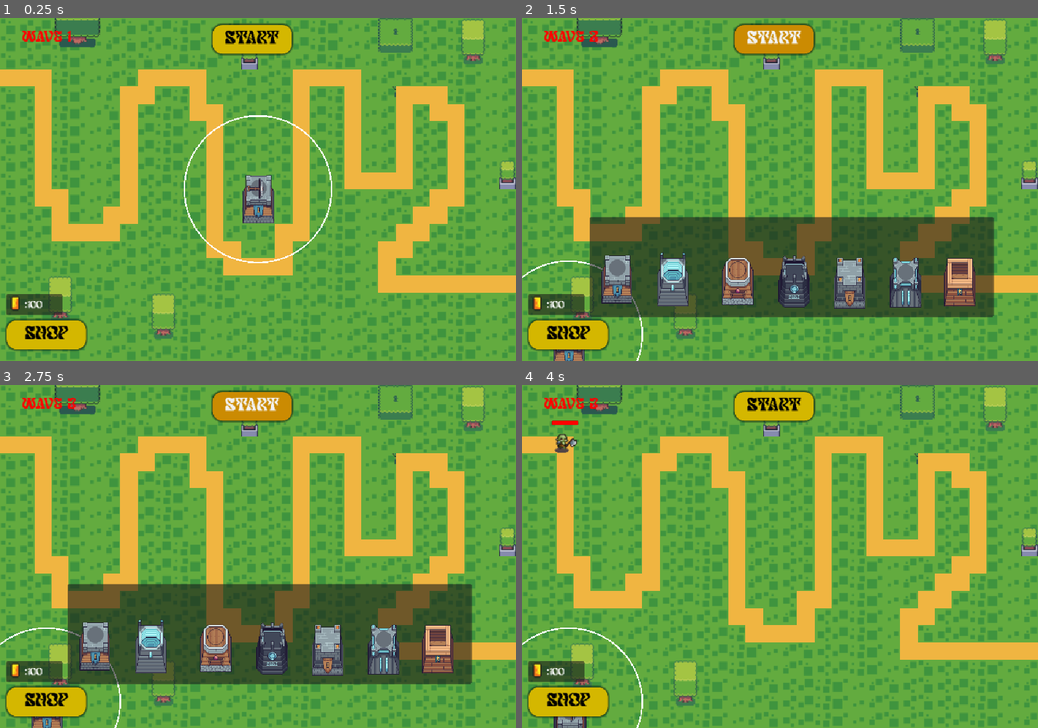
Above: before the commit, frames 1-4 (two rows, left to right).
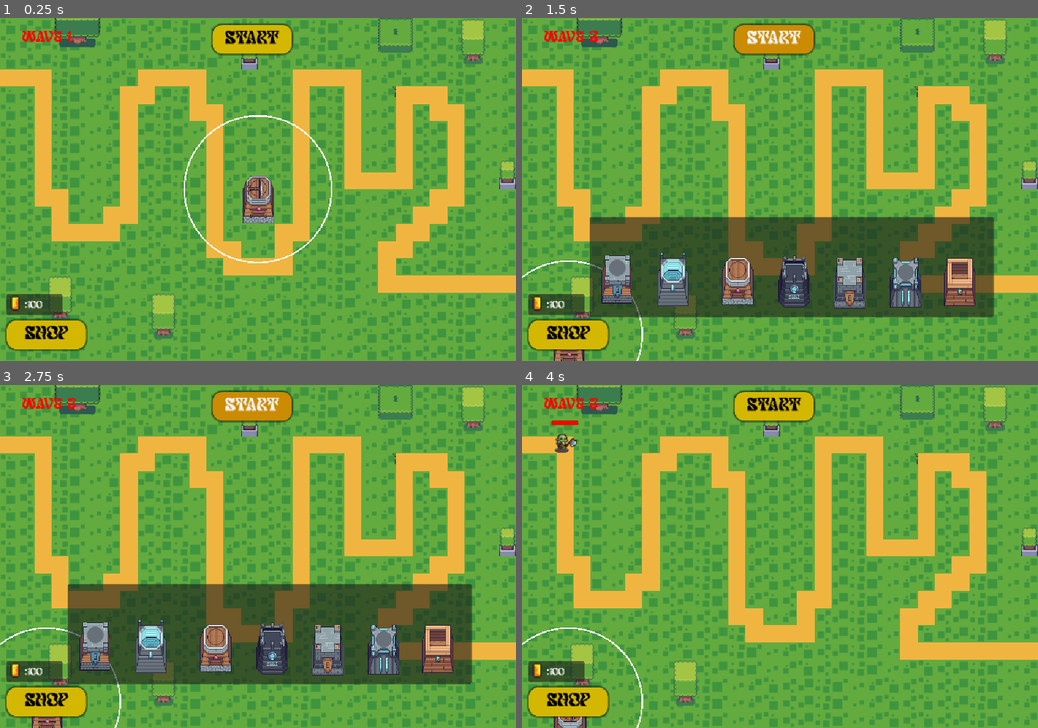
Above: after the commit, the same moments.

Repository: NNKD-Kevin/tower-defense
Game: Godot game, scene res://scenes/main.tscn
The game is run twice, just before and just after one commit, with the same random seed, the same clock (stepped at 60 frames per second) and the same inputs.
Inputs (mouse positions are in pixels of both pictures, inside the frame that each line leads up to):
- Up to frame 1 (0.25 s): no input
- Up to frame 2 (1.5 s): click "Shop" at 0.5 s; click "Start" at 1.25 s
- Up to frame 3 (2.75 s): click "Start" at 2 s
- Up to frame 4 (4 s): click (620, 638) at 2.75 s; tap Enter at 3.5 s; drag from (568, 710) to (831, 481) at 3.52 s

The runs differ from the first frame. In frame 1, 0.6% of the frame differs, in the area x 47-54%, y 45-60%; in frame 2, 0.1%; in frame 3, 0.1%; in frame 4, 0.2%.

Commit message:
changes one skins of the tower and add collision layer to the map

Diff:
--- a/tower-defense/scenes/main.tscn
+++ b/tower-defense/scenes/main.tscn
@@ -252,6 +252,7 @@
 7:8/0 = 0
 8:8/0 = 0
 9:8/0 = 0
+9:8/0/physics_layer_0/polygon_0/points = PackedVector2Array(-8, -8, 8, -8, 8, 8, -8, 8)
 10:8/0 = 0
 11:8/0 = 0
 0:9/0 = 0
@@ -287,6 +288,7 @@
 6:1/0 = 0
 
 [sub_resource type="TileSet" id="TileSet_1vivr"]
+physics_layer_0/collision_layer = 1
 sources/0 = SubResource("TileSetAtlasSource_jyhfs")
 sources/1 = SubResource("TileSetAtlasSource_tbgi4")
 
--- a/tower-defense/scenes/tower.tscn
+++ b/tower-defense/scenes/tower.tscn
@@ -4,6 +4,7 @@
 [ext_resource type="Script" uid="uid://brm73vxw8kd0y" path="res://scripts/tower.gd" id="1_ay4al"]
 [ext_resource type="Texture2D" uid="uid://1yqmsdfks4wl" path="res://assets/towers/Tower 02.png" id="3_jfguu"]
 [ext_resource type="Texture2D" uid="uid://vcd8f5msjo5s" path="res://assets/towers/Tower_01_weapons/Tower 01 - Level 01 - Weapon.png" id="3_ktxwe"]
+[ext_resource type="Texture2D" uid="uid://xi68nacmkowb" path="res://assets/towers/Tower 03.png" id="4_olwqo"]
 [ext_resource type="Texture2D" uid="uid://ivggd5n5ov07" path="res://assets/towers/Tower 05.png" id="5_64n81"]
 [ext_resource type="Texture2D" uid="uid://pij2urx2oxje" path="res://assets/towers/Tower_01_weapons/Tower 01 - Level 02 - Weapon.png" id="5_jfguu"]
 [ext_resource type="Texture2D" uid="uid://b88fnj1p03n70" path="res://assets/towers/Tower 06.png" id="6_kw3tj"]
@@ -35,6 +36,261 @@
 atlas = ExtResource("3_jfguu")
 region = Rect2(128, 0, 64, 192)
 
+[sub_resource type="AtlasTexture" id="AtlasTexture_dk8x1"]
+atlas = ExtResource("4_olwqo")
+region = Rect2(0, 0, 64, 128)
+
+[sub_resource type="AtlasTexture" id="AtlasTexture_sdbll"]
+atlas = ExtResource("4_olwqo")
+region = Rect2(64, 0, 64, 128)
+
+[sub_resource type="AtlasTexture" id="AtlasTexture_di6vr"]
+atlas = ExtResource("4_olwqo")
+region = Rect2(128, 0, 64, 128)
+
+[sub_resource type="AtlasTexture" id="AtlasTexture_5ss3f"]
+atlas = ExtResource("5_64n81")
+region = Rect2(0, 0, 64, 128)
+
+[sub_resource type="AtlasTexture" id="AtlasTexture_1q6hs"]
+atlas = ExtResource("5_64n81")
+region = Rect2(64, 0, 64, 128)
+
+[sub_resource type="AtlasTexture" id="AtlasTexture_wc12v"]
+atlas = ExtResource("5_64n81")
+region = Rect2(128, 0, 64, 128)
+
+[sub_resource type="AtlasTexture" id="AtlasTexture_y3r3b"]
+atlas = ExtResource("6_kw3tj")
+region = Rect2(0, 0, 64, 128)
+
+[sub_resource type="AtlasTexture" id="AtlasTexture_phsg2"]
+atlas = ExtResource("6_kw3tj")
+region = Rect2(64, 0, 64, 128)
+
+[sub_resource type="AtlasTexture" id="AtlasTexture_bfrig"]
+atlas = ExtResource("6_kw3tj")
+region = Rect2(128, 0, 64, 128)
+
+[sub_resource type="AtlasTexture" id="AtlasTexture_xxxhe"]
+atlas = ExtResource("7_k6fnl")
+region = Rect2(0, 0, 64, 128)
+
+[sub_resource type="AtlasTexture" id="AtlasTexture_ugxi2"]
+atlas = ExtResource("7_k6fnl")
+region = Rect2(64, 0, 64, 128)
+
+[sub_resource type="AtlasTexture" id="AtlasTexture_cnrta"]
+atlas = ExtResource("7_k6fnl")
+region = Rect2(128, 0, 64, 128)
+
+[sub_resource type="AtlasTexture" id="AtlasTexture_1vy2i"]
+atlas = ExtResource("8_3hems")
+region = Rect2(0, 0, 64, 192)
+
+[sub_resource type="AtlasTexture" id="AtlasTexture_ch2x2"]
+atlas = ExtResource("8_3hems")
+region = Rect2(64, 0, 64, 192)
+
+[sub_resource type="AtlasTexture" id="AtlasTexture_wf0v8"]
+atlas = ExtResource("8_3hems")
+region = Rect2(128, 0, 64, 192)
+
+[sub_resource type="SpriteFrames" id="SpriteFrames_1vivr"]
+animations = [{
+"frames": [{
+"duration": 1.0,
+"texture": SubResource("AtlasTexture_ay4al")
+}],
+"loop": 1,
+"name": &"1_1",
+"speed": 5.0
+}, {
+"frames": [{
+"duration": 1.0,
+"texture": SubResource("AtlasTexture_ktxwe")
+}],
+"loop": 1,
+"name": &"1_2",
+"speed": 5.0
+}, {
+"frames": [{
+"duration": 1.0,
+"texture": SubResource("AtlasTexture_qrbg1")
+}],
+"loop": 1,
+"name": &"1_3",
+"speed": 5.0
+}, {
+"frames": [{
+"duration": 1.0,
+"texture": SubResource("AtlasTexture_olwqo")
+}],
+"loop": 1,
+"name": &"2_1",
+"speed": 5.0
+}, {
+"frames": [{
+"duration": 1.0,
+"texture": SubResource("AtlasTexture_5w3wq")
+}],
+"loop": 1,
+"name": &"2_2",
+"speed": 5.0
+}, {
+"frames": [{
+"duration": 1.0,
+"texture": SubResource("AtlasTexture_k4j06")
+}],
+"loop": 1,
+"name": &"2_3",
+"speed": 5.0
+}, {
+"frames": [{
+"duration": 1.0,
+"texture": SubResource("AtlasTexture_dk8x1")
+}],
+"loop": 1,
+"name": &"3_1",
+"speed": 5.0
+}, {
+"frames": [{
+"duration": 1.0,
+"texture": SubResource("AtlasTexture_sdbll")
+}],
+"loop": 1,
+"name": &"3_2",
+"speed": 5.0
+}, {
+"frames": [{
+"duration": 1.0,
+"texture": SubResource("AtlasTexture_di6vr")
+}],
+"loop": 1,
+"name": &"3_3",
+"speed": 5.0
+}, {
+"frames": [{
+"duration": 1.0,
+"texture": SubResource("AtlasTexture_5ss3f")
+}],
+"loop": 1,
+"name": &"5_1",
+"speed": 5.0
+}, {
+"frames": [{
+"duration": 1.0,
+"texture": SubResource("AtlasTexture_1q6hs")
+}],
+"loop": 1,
+"name": &"5_2",
+"speed": 5.0
+}, {
+"frames": [{
+"duration": 1.0,
+"texture": SubResource("AtlasTexture_wc12v")
+}],
+"loop": 1,
+"name": &"5_3",
+"speed": 5.0
+}, {
+"frames": [{
+"duration": 1.0,
+"texture": SubResource("AtlasTexture_y3r3b")
+}],
+"loop": 1,
+"name": &"6_1",
+"speed": 5.0
+}, {
+"frames": [{
+"duration": 1.0,
+"texture": SubResource("AtlasTexture_phsg2")
+}],
+"loop": 1,
+"name": &"6_2",
+"speed": 5.0
+}, {
+"frames": [{
+"duration": 1.0,
+"texture": SubResource("AtlasTexture_bfrig")
+}],
+"loop": 1,
+"name": &"6_3",
+"speed": 5.0
+}, {
+"frames": [{
+"duration": 1.0,
+"texture": SubResource("AtlasTexture_xxxhe")
+}],
+"loop": 1,
+"name": &"7_1",
+"speed": 5.0
+}, {
+"frames": [{
+"duration": 1.0,
+"texture": SubResource("AtlasTexture_ugxi2")
+}],
+"loop": 1,
+"name": &"7_2",
+"speed": 5.0
+}, {
+"frames": [{
+"duration": 1.0,
+"texture": SubResource("AtlasTexture_cnrta")
+}],
+"loop": 1,
+"name": &"7_3",
+"speed": 5.0
+}, {
+"frames": [{
+"duration": 1.0,
+"texture": SubResource("AtlasTexture_1vy2i")
+}],
+"loop": 1,
+"name": &"8_1",
+"speed": 5.0
+}, {
+"frames": [{
+"duration": 1.0,
+"texture": SubResource("AtlasTexture_ch2x2")
+}],
+"loop": 1,
+"name": &"8_2",
+"speed": 5.0
+}, {
+"frames": [{
+"duration": 1.0,
+"texture": SubResource("AtlasTexture_wf0v8")
+}],
+"loop": 1,
+"name": &"8_3",
+"speed": 5.0
+}]
+
+[sub_resource type="AtlasTexture" id="AtlasTexture_xl0gn"]
+atlas = ExtResource("3_ktxwe")
+region = Rect2(192, 0, 96, 96)
+
+[sub_resource type="AtlasTexture" id="AtlasTexture_vqps3"]
+atlas = ExtResource("3_ktxwe")
+region = Rect2(288, 0, 96, 96)
+
+[sub_resource type="AtlasTexture" id="AtlasTexture_qfw7u"]
+atlas = ExtResource("3_ktxwe")
+region = Rect2(384, 0, 96, 96)
+
+[sub_resource type="AtlasTexture" id="AtlasTexture_p8022"]
+atlas = ExtResource("3_ktxwe")
+region = Rect2(480, 0, 96, 96)
+
+[sub_resource type="AtlasTexture" id="AtlasTexture_jfguu"]
+atlas = ExtResource("3_ktxwe")
+region = Rect2(0, 0, 96, 96)
+
+[sub_resource type="AtlasTexture" id="AtlasTexture_85u2j"]
+atlas = ExtResource("3_ktxwe")
+region = Rect2(96, 0, 96, 96)
+
 [sub_resource type="AtlasTexture" id="AtlasTexture_i2ndj"]
 atlas = ExtResource("5_jfguu")
 region = Rect2(192, 0, 96, 96)
@@ -47,249 +303,6 @@
 atlas = ExtResource("5_jfguu")
 region = Rect2(288, 0, 96, 96)
 
-[sub_resource type="AtlasTexture" id="AtlasTexture_5ss3f"]
-atlas = ExtResource("5_64n81")
-region = Rect2(0, 0, 64, 128)
-
-[sub_resource type="AtlasTexture" id="AtlasTexture_1q6hs"]
-atlas = ExtResource("5_64n81")
-region = Rect2(64, 0, 64, 128)
-
-[sub_resource type="AtlasTexture" id="AtlasTexture_wc12v"]
-atlas = ExtResource("5_64n81")
-region = Rect2(128, 0, 64, 128)
-
-[sub_resource type="AtlasTexture" id="AtlasTexture_y3r3b"]
-atlas = ExtResource("6_kw3tj")
-region = Rect2(0, 0, 64, 128)
-
-[sub_resource type="AtlasTexture" id="AtlasTexture_phsg2"]
-atlas = ExtResource("6_kw3tj")
-region = Rect2(64, 0, 64, 128)
-
-[sub_resource type="AtlasTexture" id="AtlasTexture_bfrig"]
-atlas = ExtResource("6_kw3tj")
-region = Rect2(128, 0, 64, 128)
-
-[sub_resource type="AtlasTexture" id="AtlasTexture_xxxhe"]
-atlas = ExtResource("7_k6fnl")
-region = Rect2(0, 0, 64, 128)
-
-[sub_resource type="AtlasTexture" id="AtlasTexture_ugxi2"]
-atlas = ExtResource("7_k6fnl")
-region = Rect2(64, 0, 64, 128)
-
-[sub_resource type="AtlasTexture" id="AtlasTexture_cnrta"]
-atlas = ExtResource("7_k6fnl")
-region = Rect2(128, 0, 64, 128)
-
-[sub_resource type="AtlasTexture" id="AtlasTexture_1vy2i"]
-atlas = ExtResource("8_3hems")
-region = Rect2(0, 0, 64, 192)
-
-[sub_resource type="AtlasTexture" id="AtlasTexture_ch2x2"]
-atlas = ExtResource("8_3hems")
-region = Rect2(64, 0, 64, 192)
-
-[sub_resource type="AtlasTexture" id="AtlasTexture_wf0v8"]
-atlas = ExtResource("8_3hems")
-region = Rect2(128, 0, 64, 192)
-
-[sub_resource type="SpriteFrames" id="SpriteFrames_1vivr"]
-animations = [{
-"frames": [{
-"duration": 1.0,
-"texture": SubResource("AtlasTexture_ay4al")
-}],
-"loop": 1,
-"name": &"1_1",
-"speed": 5.0
-}, {
-"frames": [{
-"duration": 1.0,
-"texture": SubResource("AtlasTexture_ktxwe")
-}],
-"loop": 1,
-"name": &"1_2",
-"speed": 5.0
-}, {
-"frames": [{
-"duration": 1.0,
-"texture": SubResource("AtlasTexture_qrbg1")
-}],
-"loop": 1,
-"name": &"1_3",
-"speed": 5.0
-}, {
-"frames": [{
-"duration": 1.0,
-"texture": SubResource("AtlasTexture_olwqo")
-}],
-"loop": 1,
-"name": &"2_1",
-"speed": 5.0
-}, {
-"frames": [{
-"duration": 1.0,
-"texture": SubResource("AtlasTexture_5w3wq")
-}],
-"loop": 1,
-"name": &"2_2",
-"speed": 5.0
-}, {
-"frames": [{
-"duration": 1.0,
-"texture": SubResource("AtlasTexture_k4j06")
-}],
-"loop": 1,
-"name": &"2_3",
-"speed": 5.0
-}, {
-"frames": [{
-"duration": 1.0,
-"texture": SubResource("AtlasTexture_i2ndj")
-}],
-"loop": 1,
-"name": &"3_1",
-"speed": 5.0
-}, {
-"frames": [{
-"duration": 1.0,
-"texture": SubResource("AtlasTexture_2vbvo")
-}],
-"loop": 1,
-"name": &"3_2",
-"speed": 5.0
-}, {
-"frames": [{
-"duration": 1.0,
-"texture": SubResource("AtlasTexture_64n81")
-}],
-"loop": 1,
-"name": &"3_3",
-"speed": 5.0
-}, {
-"frames": [{
-"duration": 1.0,
-"texture": SubResource("AtlasTexture_5ss3f")
-}],
-"loop": 1,
-"name": &"5_1",
-"speed": 5.0
-}, {
-"frames": [{
-"duration": 1.0,
-"texture": SubResource("AtlasTexture_1q6hs")
-}],
-"loop": 1,
-"name": &"5_2",
-"speed": 5.0
-}, {
-"frames": [{
-"duration": 1.0,
-"texture": SubResource("AtlasTexture_wc12v")
-}],
-"loop": 1,
-"name": &"5_3",
-"speed": 5.0
-}, {
-"frames": [{
-"duration": 1.0,
-"texture": SubResource("AtlasTexture_y3r3b")
-}],
-"loop": 1,
-"name": &"6_1",
-"speed": 5.0
-}, {
-"frames": [{
-"duration": 1.0,
-"texture": SubResource("AtlasTexture_phsg2")
-}],
-"loop": 1,
-"name": &"6_2",
-"speed": 5.0
-}, {
-"frames": [{
-"duration": 1.0,
-"texture": SubResource("AtlasTexture_bfrig")
-}],
-"loop": 1,
-"name": &"6_3",
-"speed": 5.0
-}, {
-"frames": [{
-"duration": 1.0,
-"texture": SubResource("AtlasTexture_xxxhe")
-}],
-"loop": 1,
-"name": &"7_1",
-"speed": 5.0
-}, {
-"frames": [{
-"duration": 1.0,
-"texture": SubResource("AtlasTexture_ugxi2")
-}],
-"loop": 1,
-"name": &"7_2",
-"speed": 5.0
-}, {
-"frames": [{
-"duration": 1.0,
-"texture": SubResource("AtlasTexture_cnrta")
-}],
-"loop": 1,
-"name": &"7_3",
-"speed": 5.0
-}, {
-"frames": [{
-"duration": 1.0,
-"texture": SubResource("AtlasTexture_1vy2i")
-}],
-"loop": 1,
-"name": &"8_1",
-"speed": 5.0
-}, {
-"frames": [{
-"duration": 1.0,
-"texture": SubResource("AtlasTexture_ch2x2")
-}],
-"loop": 1,
-"name": &"8_2",
-"speed": 5.0
-}, {
-"frames": [{
-"duration": 1.0,
-"texture": SubResource("AtlasTexture_wf0v8")
-}],
-"loop": 1,
-"name": &"8_3",
-"speed": 5.0
-}]
-
-[sub_resource type="AtlasTexture" id="AtlasTexture_xl0gn"]
-atlas = ExtResource("3_ktxwe")
-region = Rect2(192, 0, 96, 96)
-
-[sub_resource type="AtlasTexture" id="AtlasTexture_vqps3"]
-atlas = ExtResource("3_ktxwe")
-region = Rect2(288, 0, 96, 96)
-
-[sub_resource type="AtlasTexture" id="AtlasTexture_qfw7u"]
-atlas = ExtResource("3_ktxwe")
-region = Rect2(384, 0, 96, 96)
-
-[sub_resource type="AtlasTexture" id="AtlasTexture_p8022"]
-atlas = ExtResource("3_ktxwe")
-region = Rect2(480, 0, 96, 96)
-
-[sub_resource type="AtlasTexture" id="AtlasTexture_jfguu"]
-atlas = ExtResource("3_ktxwe")
-region = Rect2(0, 0, 96, 96)
-
-[sub_resource type="AtlasTexture" id="AtlasTexture_85u2j"]
-atlas = ExtResource("3_ktxwe")
-region = Rect2(96, 0, 96, 96)
-
 [sub_resource type="AtlasTexture" id="AtlasTexture_kw3tj"]
 atlas = ExtResource("6_qfw7u")
 region = Rect2(0, 48, 48, 48)
@@ -442,7 +455,7 @@
 [node name="Base" type="AnimatedSprite2D" parent="." unique_id=1773876083]
 position = Vector2(1, 6)
 sprite_frames = SubResource("SpriteFrames_1vivr")
-animation = &"1_1"
+animation = &"3_1"
 
 [node name="Weapon" type="AnimatedSprite2D" parent="." unique_id=983096380]
 position = Vector2(0, -1)
